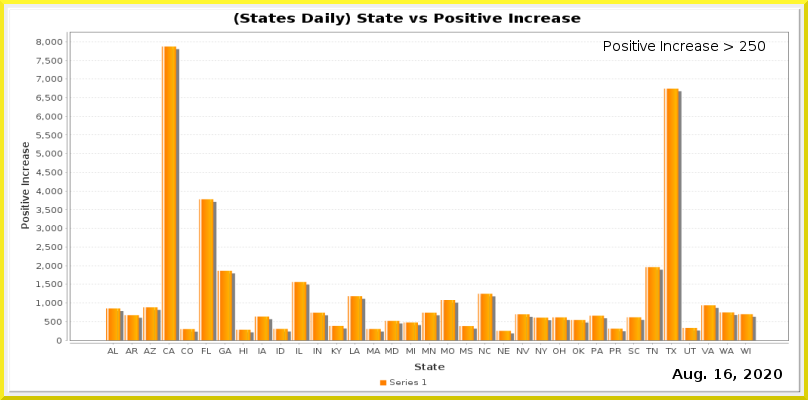
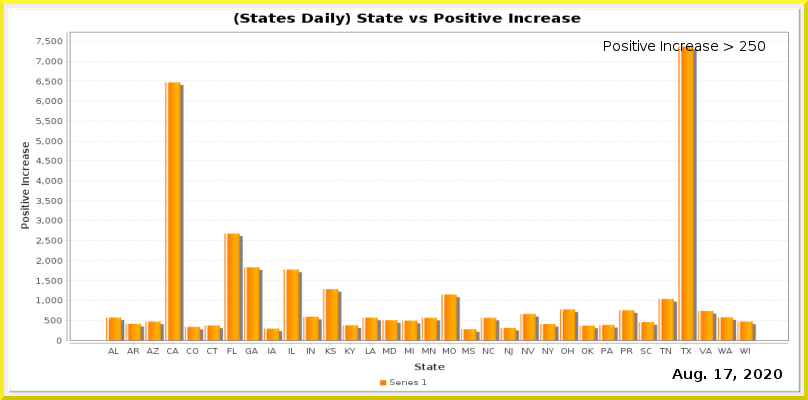
Two versions of the same layered image (808 x 400). Layer-by-layer changes:
painted on "Current Date" over left=724, top=369, right=732, bottom=379
painted on "Date_vs_TestIncrease.png" over left=36, top=38, right=789, bottom=356
